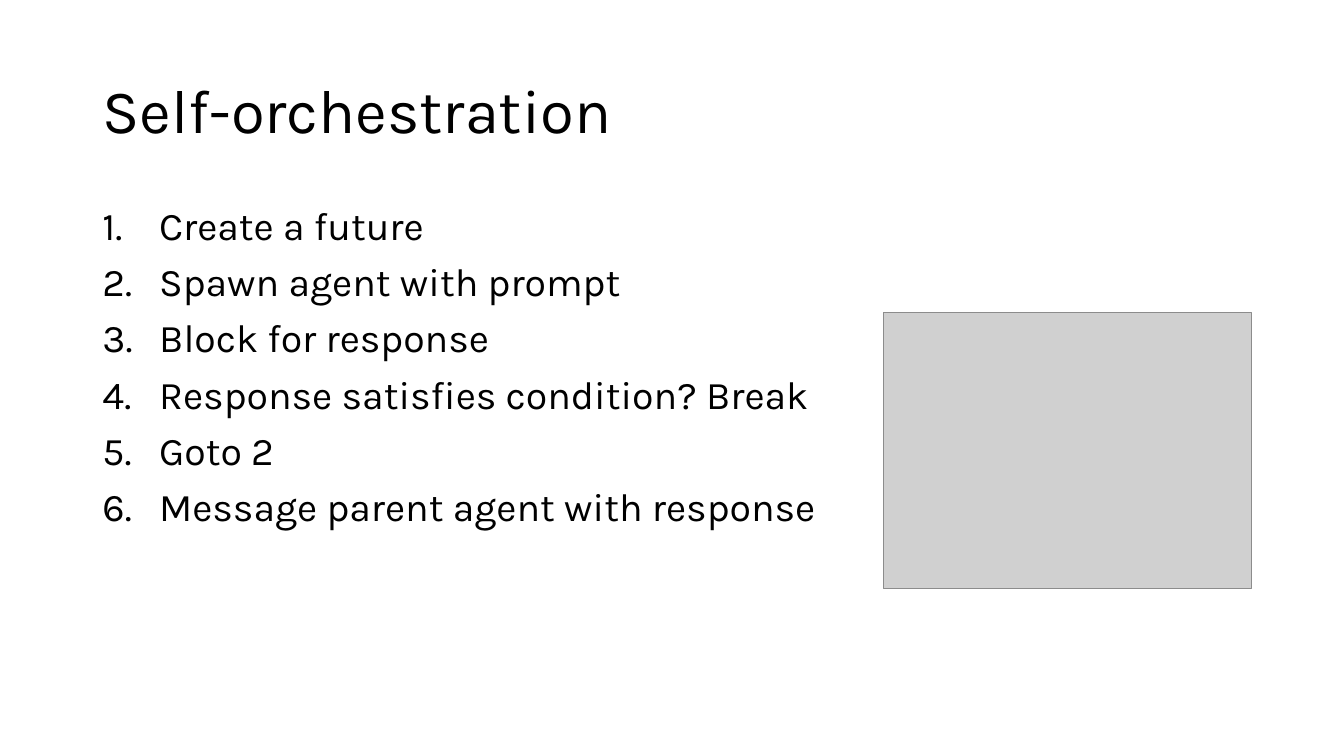
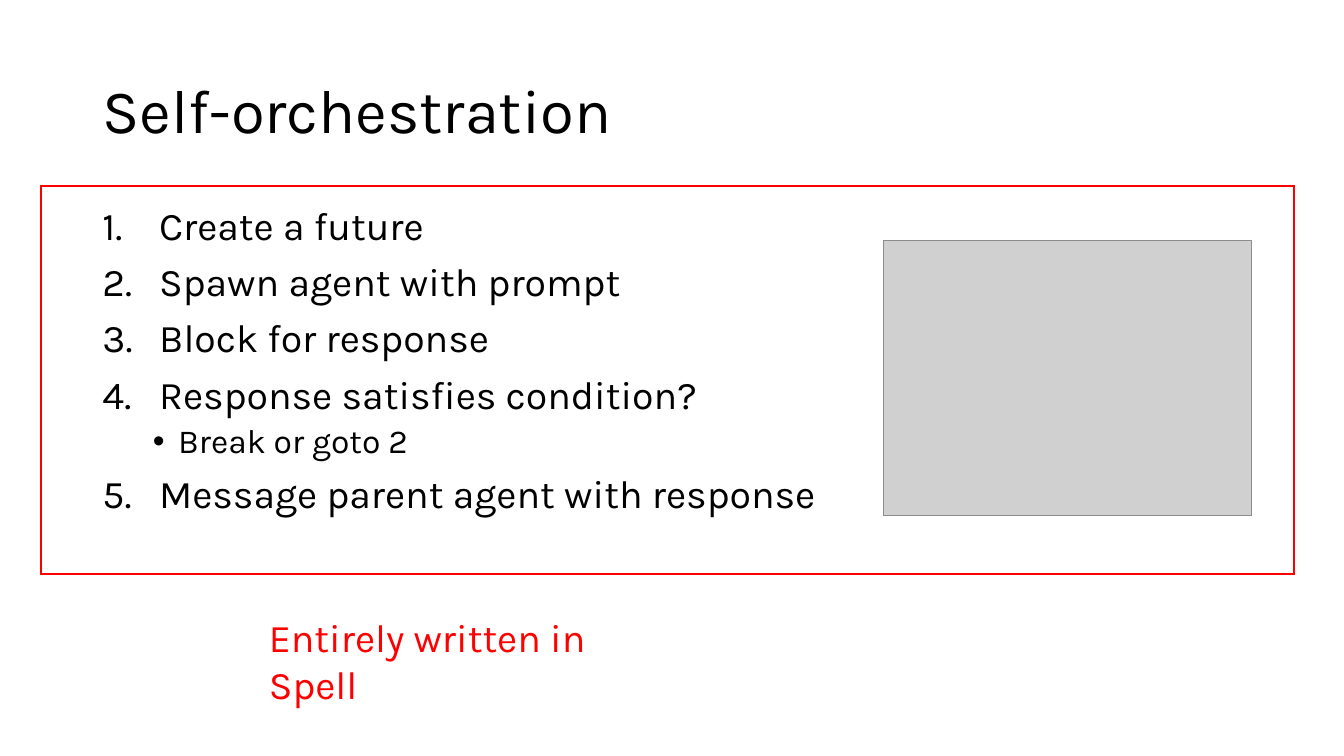
Before and after one commit to lukejoconnor/spell, a slide deck: slide 33 of writeup/spell-slides-030926.pptx (slide 30 before the commit). Drawn at 1344x756 pixels with LibreOffice and Linux fonts; fonts in the diff are those of the drawing; grey boxes stand for pictures. Boxes give left, top, right and bottom in pixels: in the first picture for what was removed or moved away, otherwise in the second. Text is boxed around its words. In the diff, an @@ line names an element or a change of style, - is before the commit and + after.

```diff
--- a/writeup/spell-slides-030926.pptx
+++ b/writeup/spell-slides-030926.pptx
@@ rectangle added at (x1=41, y1=187, x2=1295, y2=575), outline #FF0000 1.5 pt @@
@@ picture moved from (x1=883, y1=313, x2=1251, y2=589) to (x1=883, y1=240, x2=1251, y2=516) @@
@@ text at (x1=159, y1=382, x2=697, y2=462): text changed @@
-4. Response satisfies condition? Break
-5. Goto 2
+4. Response satisfies condition?
+  • Break or goto 2
@@ text added at (x1=269, y1=625, x2=585, y2=709), 28 pt, text #FF0000 @@
+Entirely written in Spell
```
Also in this commit, not shown: 11 other slides changed, 8 slides added, 5 slides removed, 3 other files.
